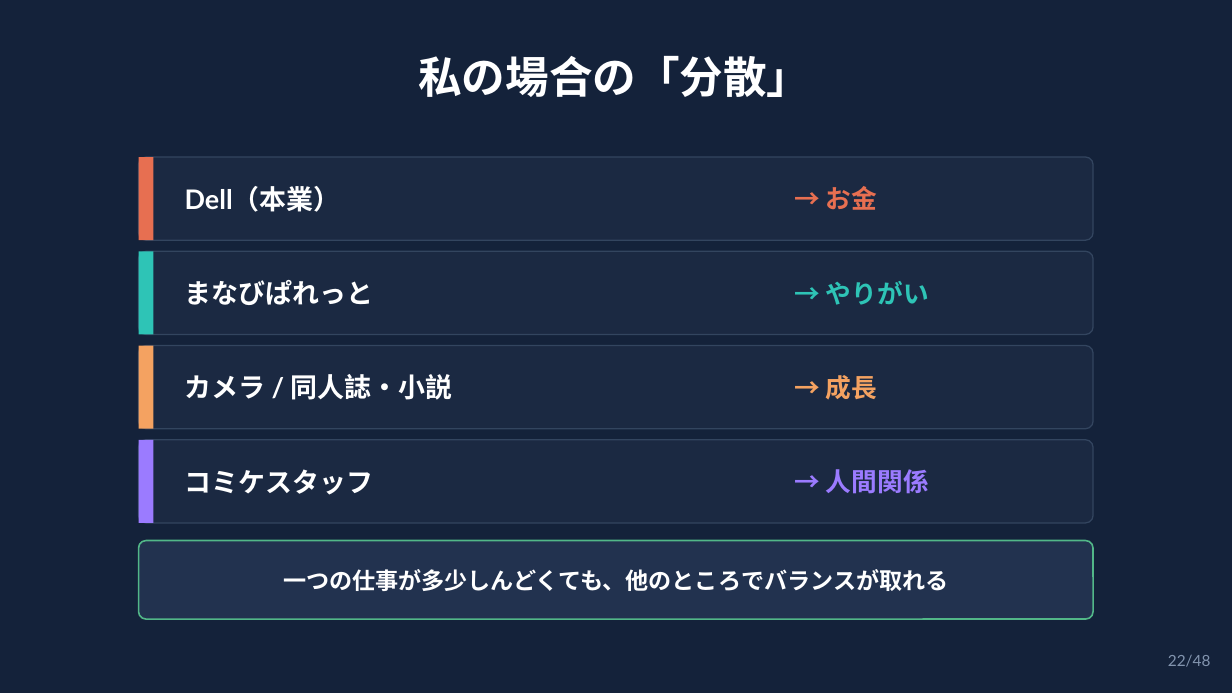
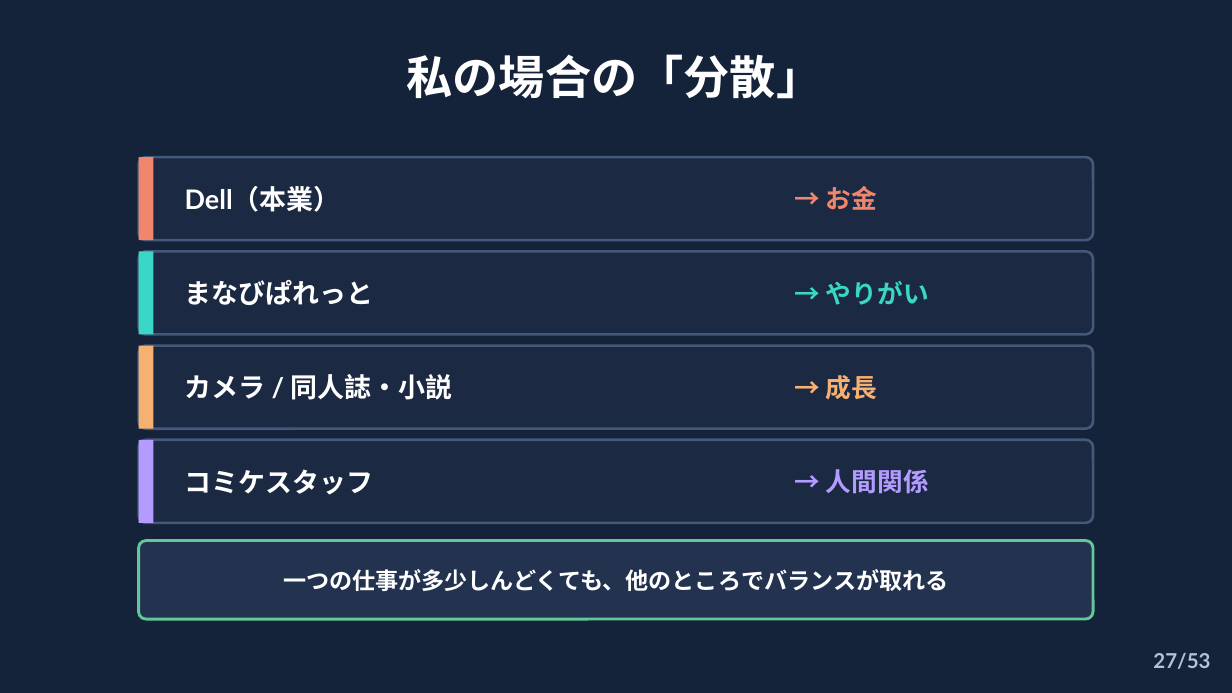
Before and after one commit to syukugennmathto/claude-daily-routines, a slide deck: slide 27 of build/career_talk_setagaya.pptx (slide 22 before the commit). Drawn at 1232x693 pixels with LibreOffice and Linux fonts; fonts in the diff are those of the drawing. Boxes give left, top, right and bottom in pixels: in the first picture for what was removed or moved away, otherwise in the second. Text is boxed around its words. In the diff, an @@ line names an element or a change of style, - is before the commit and + after.

```diff
--- a/build/career_talk_setagaya.pptx
+++ b/build/career_talk_setagaya.pptx
@@ text "私の場合の「分散」" at (x1=407, y1=54, x2=823, y2=99): size 34 to 36 pt @@
@@ rectangle at (x1=139, y1=157, x2=153, y2=240): fill #E76F51 to #F0866B @@
@@ text "→ お金" at (x1=826, y1=186, x2=877, y2=210): text colour #E76F51 to #F0866B @@
@@ rectangle at (x1=139, y1=251, x2=153, y2=335): fill #2EC4B6 to #3AD6C6 @@
@@ text "→ やりがい" at (x1=826, y1=281, x2=929, y2=305): text colour #2EC4B6 to #3AD6C6 @@
@@ rectangle at (x1=139, y1=346, x2=153, y2=429): fill #F4A261 to #F6B071 @@
@@ text "→ 成長" at (x1=826, y1=375, x2=877, y2=400): text colour #F4A261 to #F6B071 @@
@@ outline #33455F 1 pt to #44597A 2 pt in 4 elements at (x1=139, y1=157, x2=1093, y2=240), (x1=139, y1=251, x2=1093, y2=335), (x1=139, y1=346, x2=1093, y2=429), (x1=139, y1=440, x2=1093, y2=523) @@
@@ rectangle at (x1=139, y1=440, x2=153, y2=523): fill #9B7BFF to #B39BFF @@
@@ text "→ 人間関係" at (x1=826, y1=469, x2=929, y2=494): text colour #9B7BFF to #B39BFF @@
@@ rounded rectangle at (x1=139, y1=541, x2=1093, y2=619): outline #52B788 1.25 pt to #63C79A 2.25 pt @@
@@ text at (x1=1153, y1=653, x2=1210, y2=669): text changed; size 12 to 16 pt; text colour #8294AE to #B4C2D6; bold on @@
-22/48
+27/53
```
Also in this commit, not shown: 47 other slides changed, 5 slides added, 3 other files.
